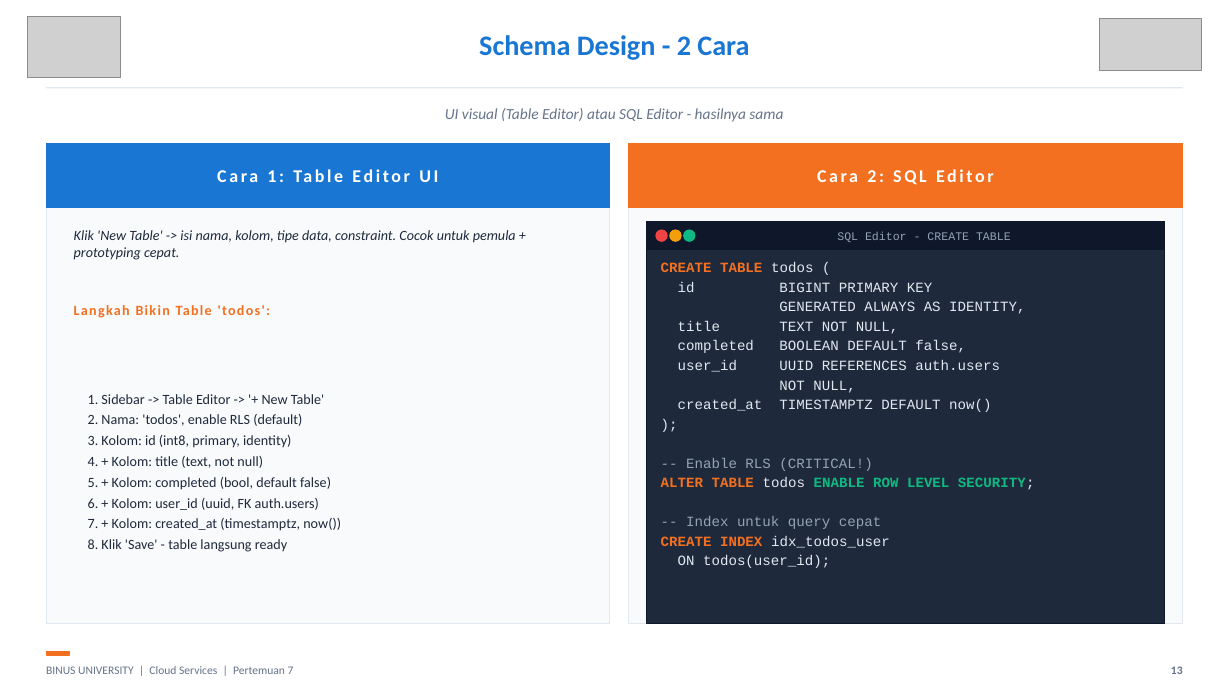
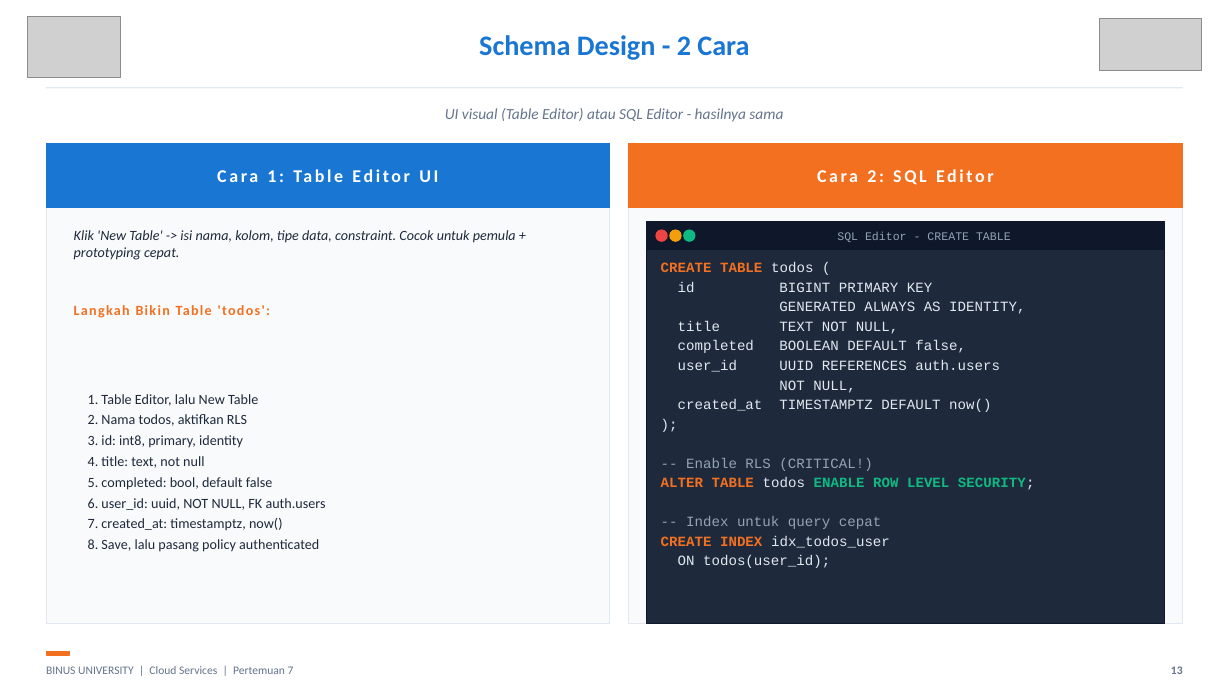
Before and after one commit to SeedFlora/meet7CloudService, a slide deck: slide 13 of slides/Teori_Pertemuan_07.pptx. Drawn at 1232x693 pixels with LibreOffice and Linux fonts; fonts in the diff are those of the drawing; grey boxes stand for pictures. Boxes give left, top, right and bottom in pixels: in the first picture for what was removed or moved away, otherwise in the second. Text is boxed around its words. In the diff, an @@ line names an element or a change of style, - is before the commit and + after.

```diff
--- a/slides/Teori_Pertemuan_07.pptx
+++ b/slides/Teori_Pertemuan_07.pptx
@@ text at (88, 394, 326, 552): text changed @@
-1. Sidebar -> Table Editor -> '+ New Table'
-2. Nama: 'todos', enable RLS (default)
-3. Kolom: id (int8, primary, identity)
-4. + Kolom: title (text, not null)
-5. + Kolom: completed (bool, default false)
-6. + Kolom: user_id (uuid, FK auth.users)
-7. + Kolom: created_at (timestamptz, now())
-8. Klik 'Save' - table langsung ready
+1. Table Editor, lalu New Table
+2. Nama todos, aktifkan RLS
+3. id: int8, primary, identity
+4. title: text, not null
+5. completed: bool, default false
+6. user_id: uuid, NOT NULL, FK auth.users
+7. created_at: timestamptz, now()
+8. Save, lalu pasang policy authenticated
```
Also in this commit, not shown: 4 other slides changed, 1 slide added, 1 slide removed, 6 other files.
